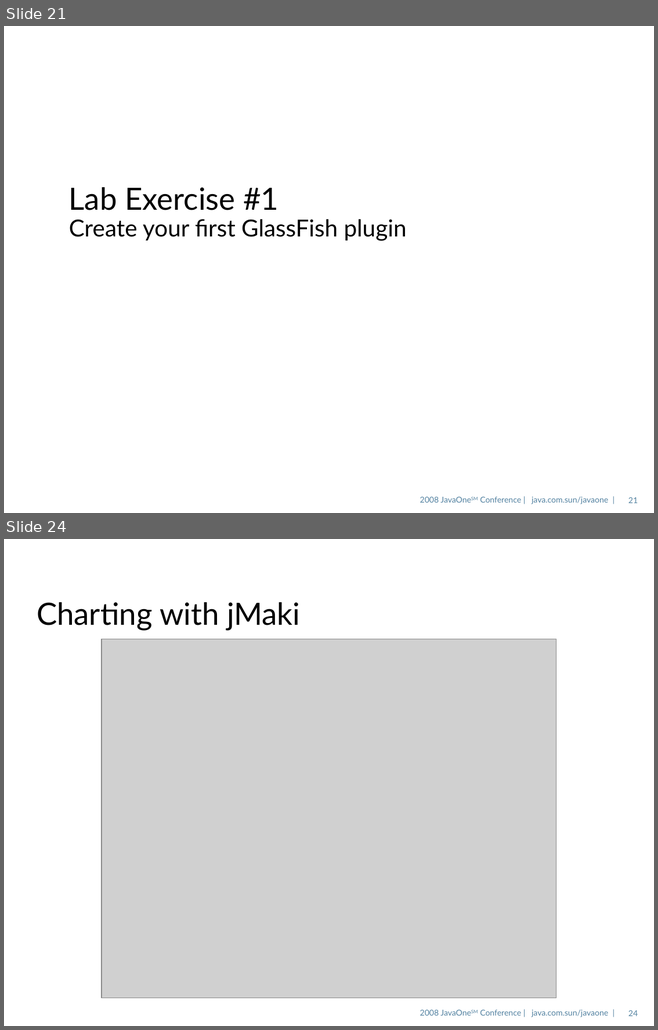
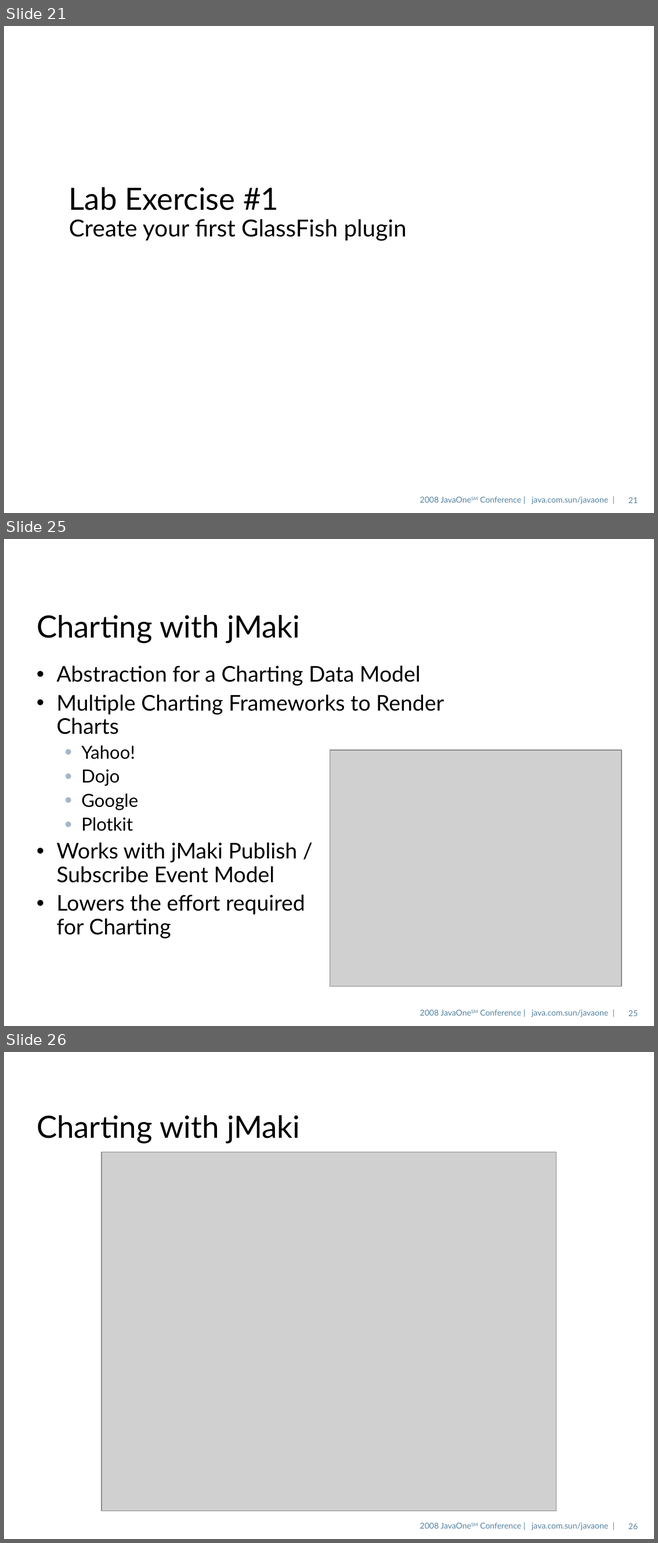
Before and after one commit to dmatej/Glassfish-SVN-Patched, a slide deck: v3/admingui/j1plugin/gfplugin/4520_gfplugin.odp. Shown one above the other, each under a label of ours: slides 21 and 24 before the commit, slides 21, 25 and 26 after it; the slides between them are not shown. The pictures are 658x1030 and 658x1543 pixels, drawn with LibreOffice and Linux fonts; fonts in the diff are those of the drawing; grey boxes stand for pictures; background and template pictures are left out. Boxes give left, top, right and bottom in pixels: in the first picture for what was removed or moved away, otherwise in the second. Text is boxed around its words. In the diff, an @@ line names an element or a change of style, - is before the commit and + after.

```diff
--- a/v3/admingui/j1plugin/gfplugin/4520_gfplugin.odp
+++ b/v3/admingui/j1plugin/gfplugin/4520_gfplugin.odp
@@ slide 25 added at <box>4,539,654,1026</box>, background picture (left out); not listed: 2 template elements that a slide beside it also shows @@
@@ title added at <box>36,615,300,643</box>, 34 pt, text #000000 @@
+Charting with jMaki
@@ text added at <box>57,665,444,939</box>, 24 pt, text #000000 @@
+• Abstraction for a Charting Data Model
+• Multiple Charting Frameworks to Render Charts
+  • Yahoo!
+  • Dojo
+  • Google
+  • Plotkit
+• Works with jMaki Publish /
+  Subscribe Event Model
+• Lowers the effort required
+  for Charting
@@ picture added at <box>329,750,621,987</box> @@
@@ what was slide 24 is now slide 26 @@
@@ page number at <box>628,1524,637,1529</box>: text changed @@
-24
+26
```
Also in this commit, not shown: 16 slides changed, 1 other slide added, 1 slide removed.
